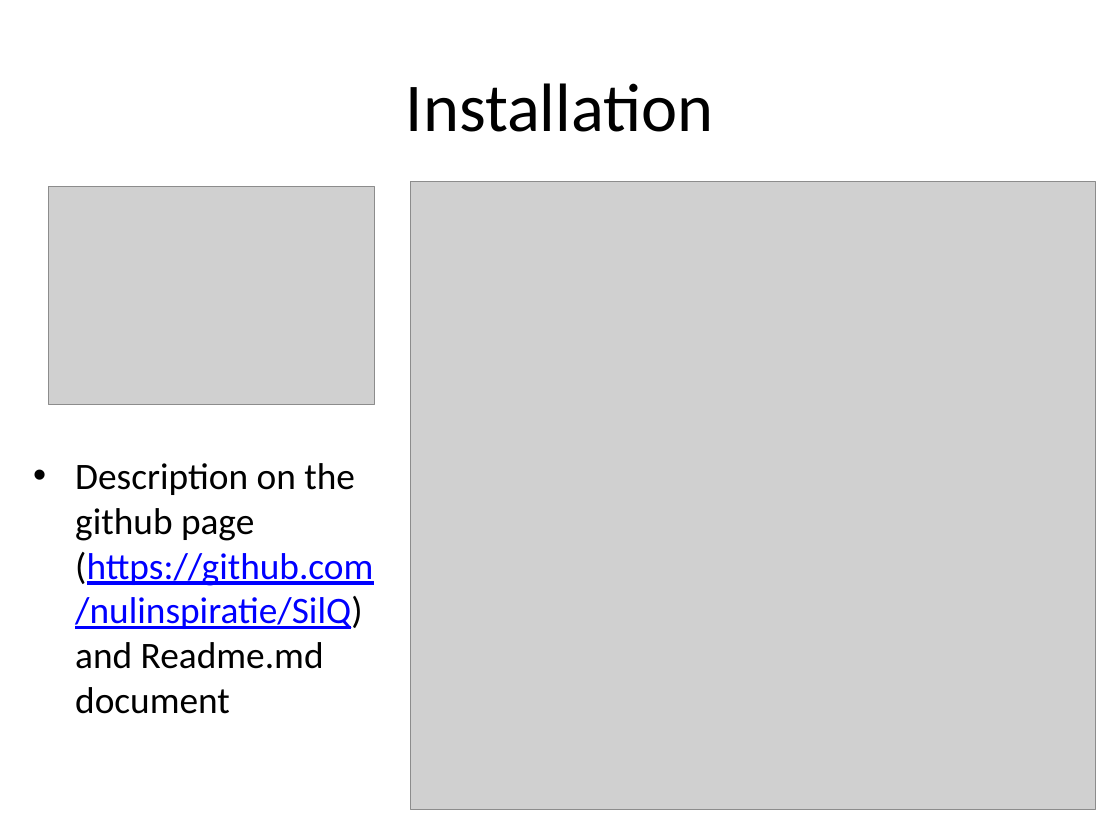
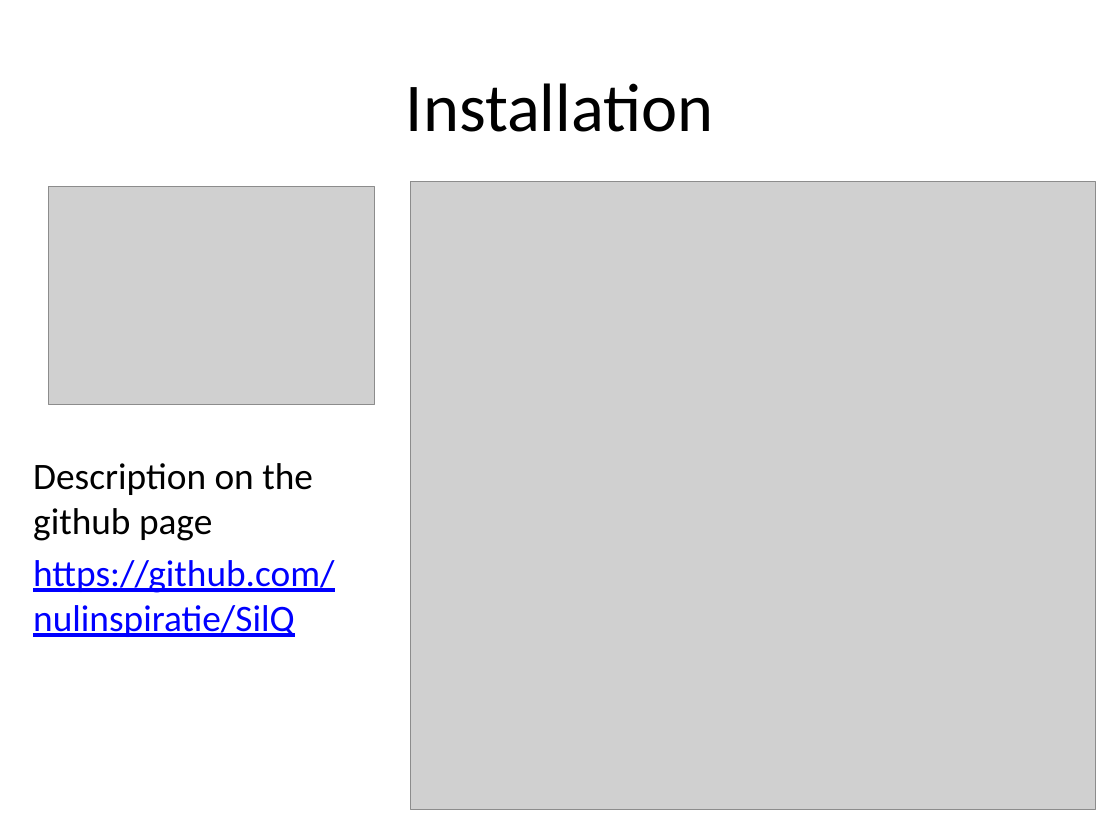
Before and after one commit to nulinspiratie/SilQ, a slide deck: slide 17 of personal/Steffi/How to presentation.pptx (slide 12 before the commit). Drawn at 1120x840 pixels with LibreOffice and Linux fonts; fonts in the diff are those of the drawing; grey boxes stand for pictures. Boxes give left, top, right and bottom in pixels: in the first picture for what was removed or moved away, otherwise in the second. Text is boxed around its words. In the diff, an @@ line names an element or a change of style, - is before the commit and + after.

```diff
--- a/personal/Steffi/How to presentation.pptx
+++ b/personal/Steffi/How to presentation.pptx
@@ text at (33, 463, 334, 637): text changed; text colour #000000 to #0000FF @@
-• Description on the github page (https://github.com/nulinspiratie/SilQ) and Readme.md document
+Description on the github page
+https://github.com/nulinspiratie/SilQ
```
Also in this commit, not shown: 8 other slides changed, 14 slides added, 3 slides removed.
